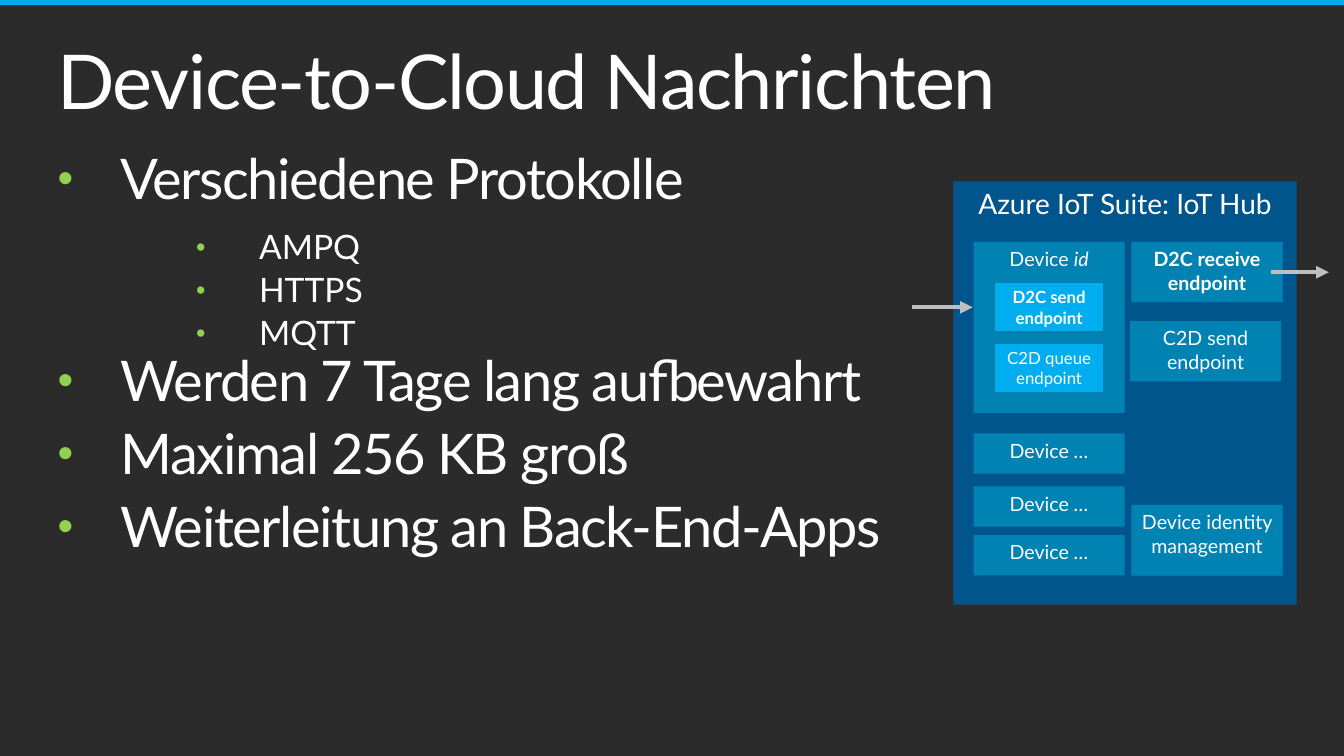
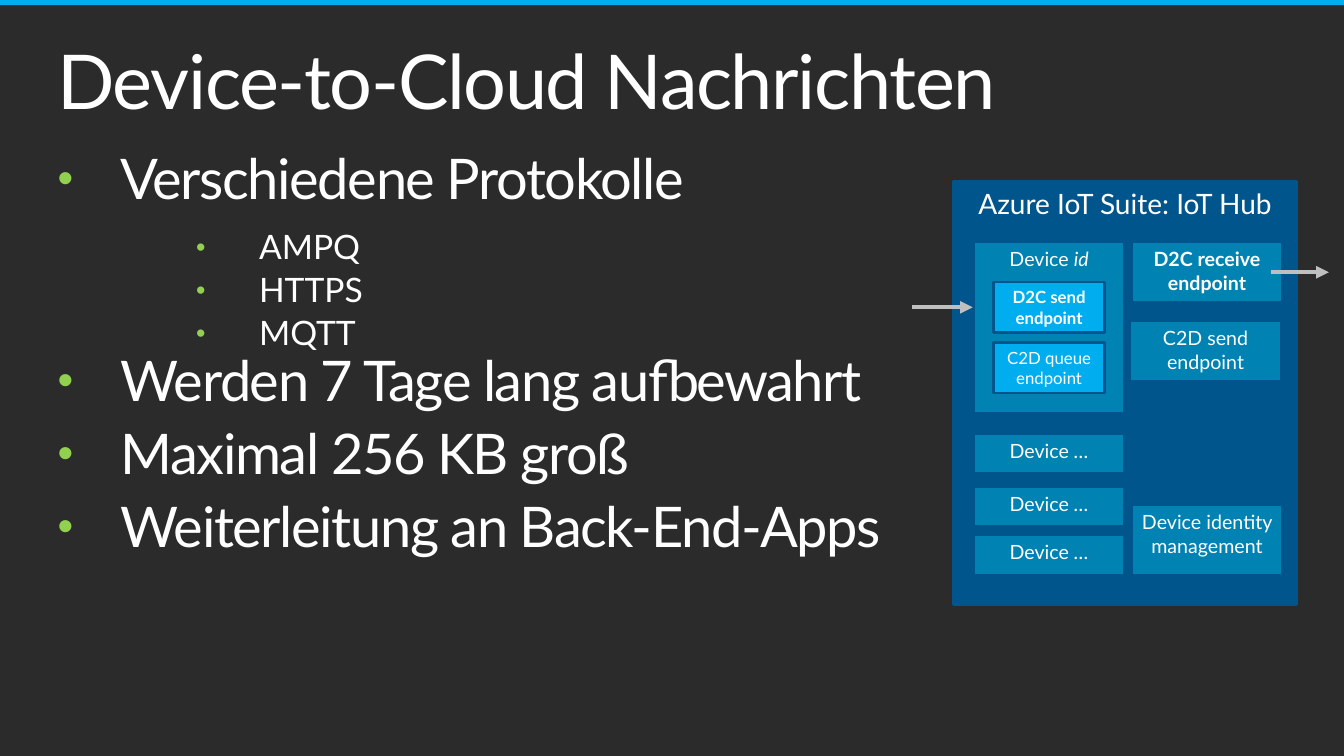
Before and after one commit to chriz239/VtIoTHub, a slide deck: slide 7 of Semesterprojekt_VT.pptx (slide 9 before the commit). Drawn at 1344x756 pixels with LibreOffice and Linux fonts; fonts in the diff are those of the drawing; background and template pictures are left out; a plain dark background stands for a picture behind light text. Boxes give left, top, right and bottom in pixels: in the first picture for what was removed or moved away, otherwise in the second. Text is boxed around its words. In the diff, an @@ line names an element or a change of style, - is before the commit and + after.

```diff
--- a/Semesterprojekt_VT.pptx
+++ b/Semesterprojekt_VT.pptx
@@ rectangle "D2C send endpoint" at [994,282,1105,333]: outline #0081B1 2 pt to #00558D 2 pt @@
@@ rectangle "C2D send endpoint" at [1130,322,1281,382]: fill #0083B3 to #0082B3; outline none to #00558D 2 pt @@
@@ rectangle "C2D queue" at [994,343,1105,393]: outline #0081B1 2 pt to #00558D 2 pt @@
@@ outline none to #00558D 2 pt in 7 elements at [954,181,1297,605], [974,242,1125,413], [974,434,1125,474], [974,487,1125,527], [974,535,1125,576], [1131,242,1282,302], [1131,505,1282,576] @@
```
Also in this commit, not shown: 1 other slide changed, 11 slides added, 5 slides removed.
